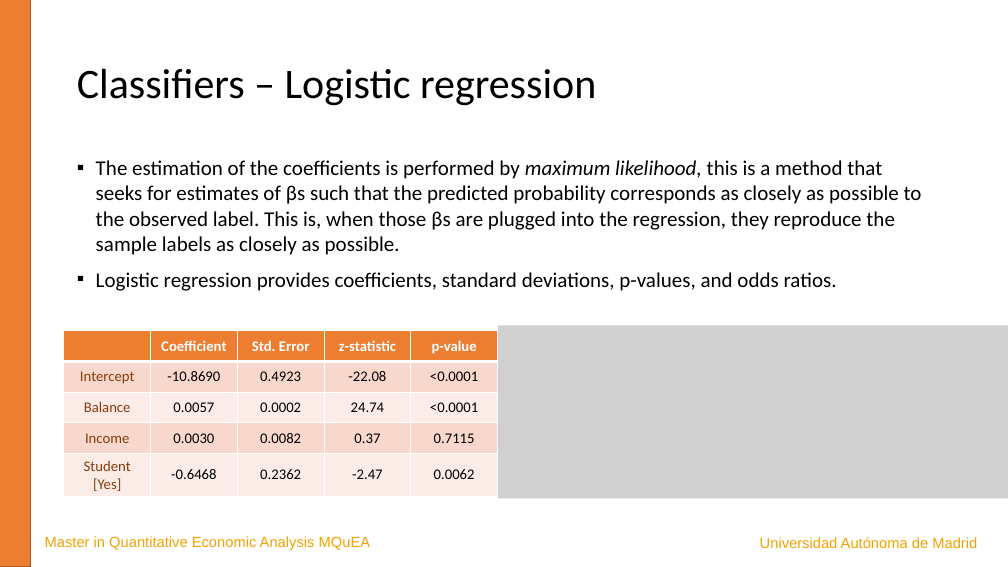
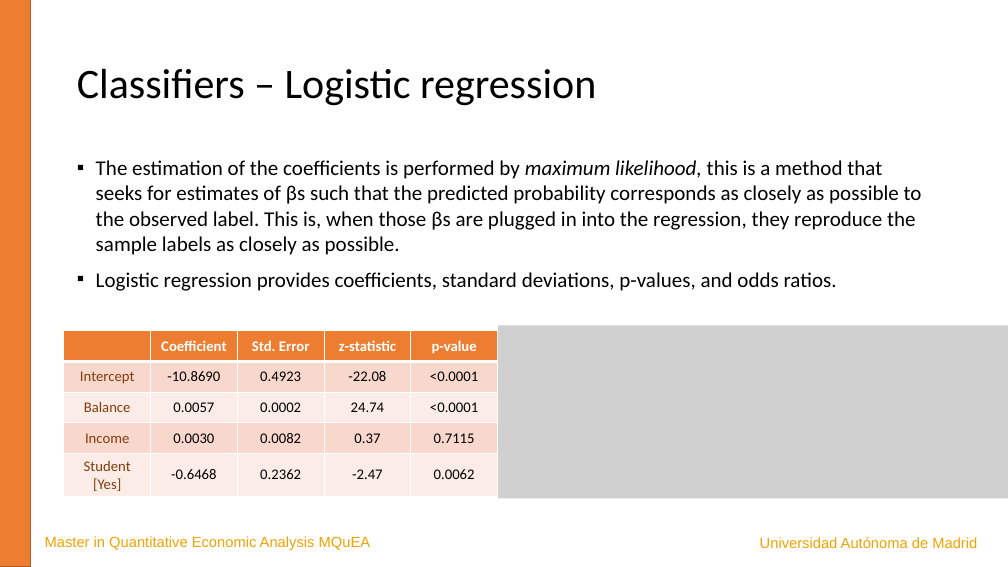
Before and after one commit to JavierBas/IMLEF-MQuEA, a slide deck: slide 6 of Slides/Topic 4 - Classification.pptx. Drawn at 1008x567 pixels with LibreOffice and Linux fonts; fonts in the diff are those of the drawing; grey boxes stand for pictures. Boxes give left, top, right and bottom in pixels: in the first picture for what was removed or moved away, otherwise in the second. Text is boxed around its words. In the diff, an @@ line names an element or a change of style, - is before the commit and + after.

```diff
--- a/Slides/Topic 4 - Classification.pptx
+++ b/Slides/Topic 4 - Classification.pptx
@@ text at <box>96,160,922,255</box>: text changed @@
-▪ The estimation of the coefficients is performed by maximum likelihood, this is a method that seeks for estimates of βs such that the predicted probability corresponds as closely as possible to the observed label. This is, when those βs are plugged into the regression, they reproduce the sample labels as closely as possible.
+▪ The estimation of the coefficients is performed by maximum likelihood, this is a method that seeks for estimates of βs such that the predicted probability corresponds as closely as possible to the observed label. This is, when those βs are plugged in into the regression, they reproduce the sample labels as closely as possible.
```
Also in this commit, not shown: 1 other slide changed, 13 other files.
